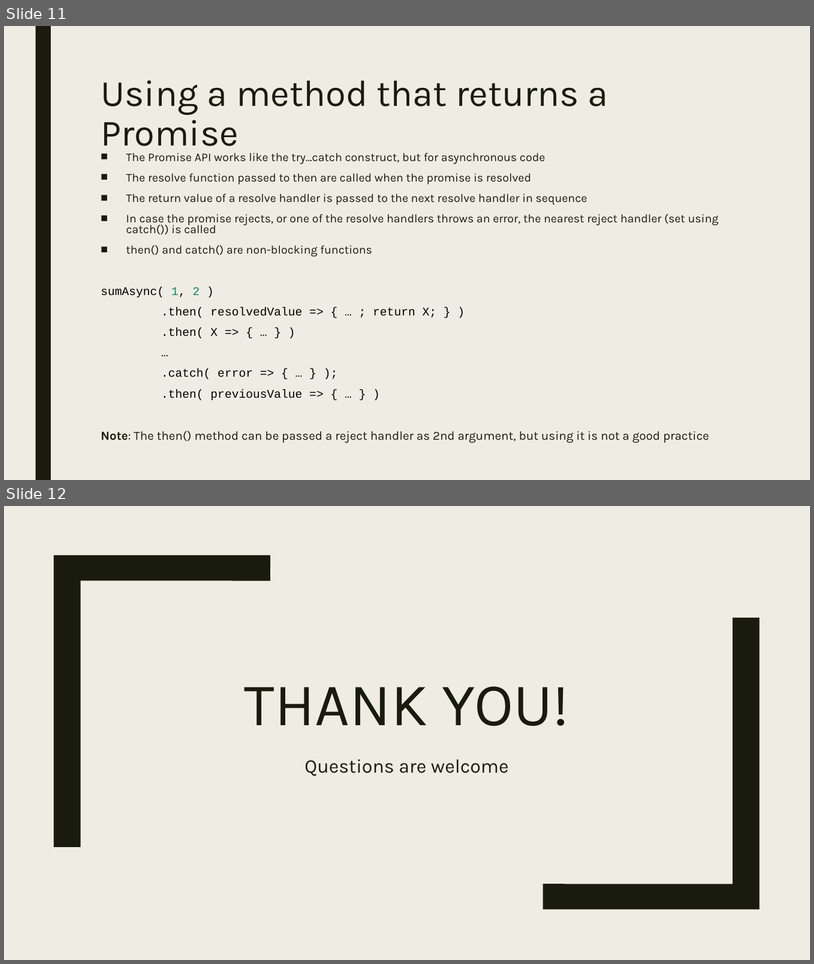
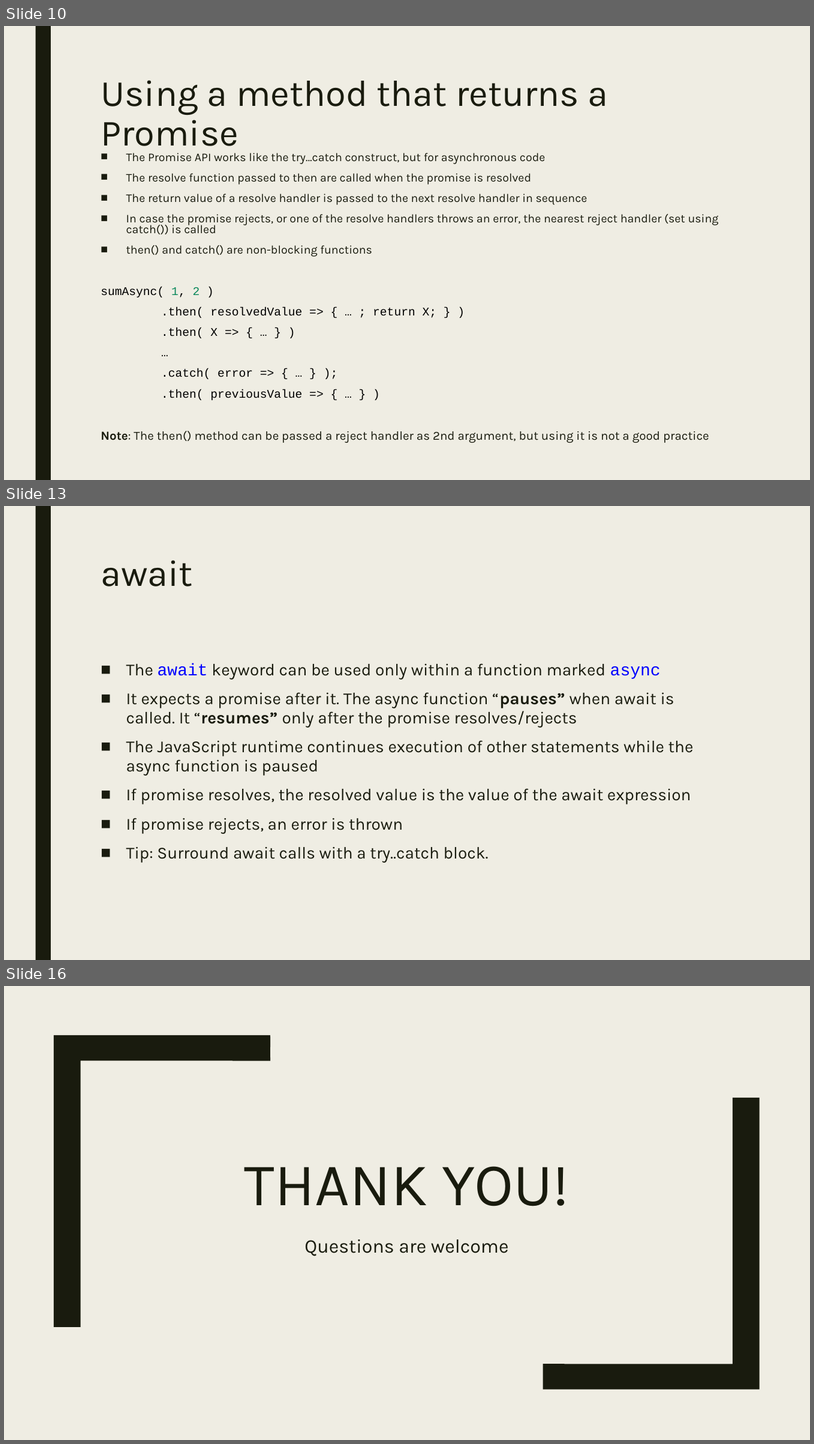
Before and after one commit to puranik3/upgrad-async-constructs-in-js-jan-13-2019, a slide deck: upgrad-async-constructs.pptx. Shown one above the other, each under a label of ours: slides 11 and 12 before the commit, slides 10, 13 and 16 after it; the slides between them are not shown. The pictures are 814x964 and 814x1444 pixels, drawn with LibreOffice and Linux fonts; fonts in the diff are those of the drawing. Boxes give left, top, right and bottom in pixels: in the first picture for what was removed or moved away, otherwise in the second. Text is boxed around its words. In the diff, an @@ line names an element or a change of style, - is before the commit and + after.

```diff
--- a/upgrad-async-constructs.pptx
+++ b/upgrad-async-constructs.pptx
@@ slide 13 added at <box>4,506,810,960</box>, background #EFEDE3; not listed: 1 template element that a slide beside it also shows @@
@@ title added at <box>101,560,193,586</box>, 44 pt, text #191B0E @@
+await
@@ text added at <box>126,663,694,862</box>, 20 pt, text #191B0E @@
+■ The await keyword can be used only within a function marked async
+■ It expects a promise after it. The async function “pauses” when await is called. It “resumes” only after the promise resolves/rejects
+■ The JavaScript runtime continues execution of other statements while the async function is paused
+■ If promise resolves, the resolved value is the value of the await expression
+■ If promise rejects, an error is thrown
+■ Tip: Surround await calls with a try..catch block.
@@ what was slide 11 is now slide 10 @@
@@ what was slide 12 is now slide 16 @@
```
Also in this commit, not shown: 4 other slides added, 10 other files.
